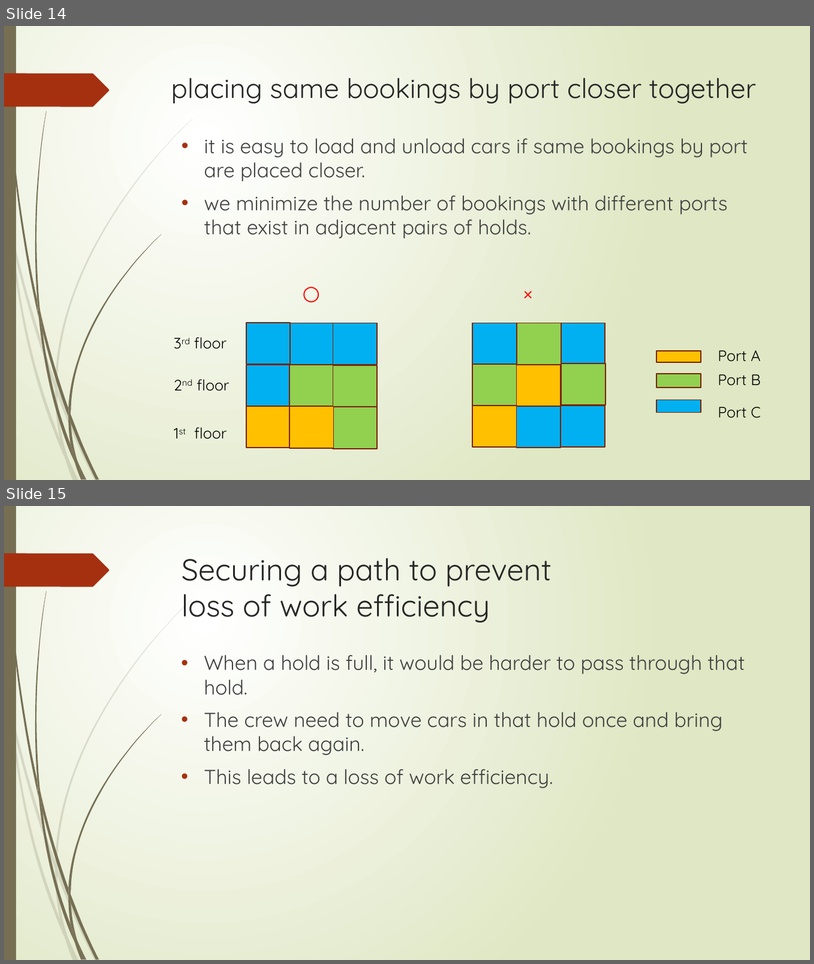
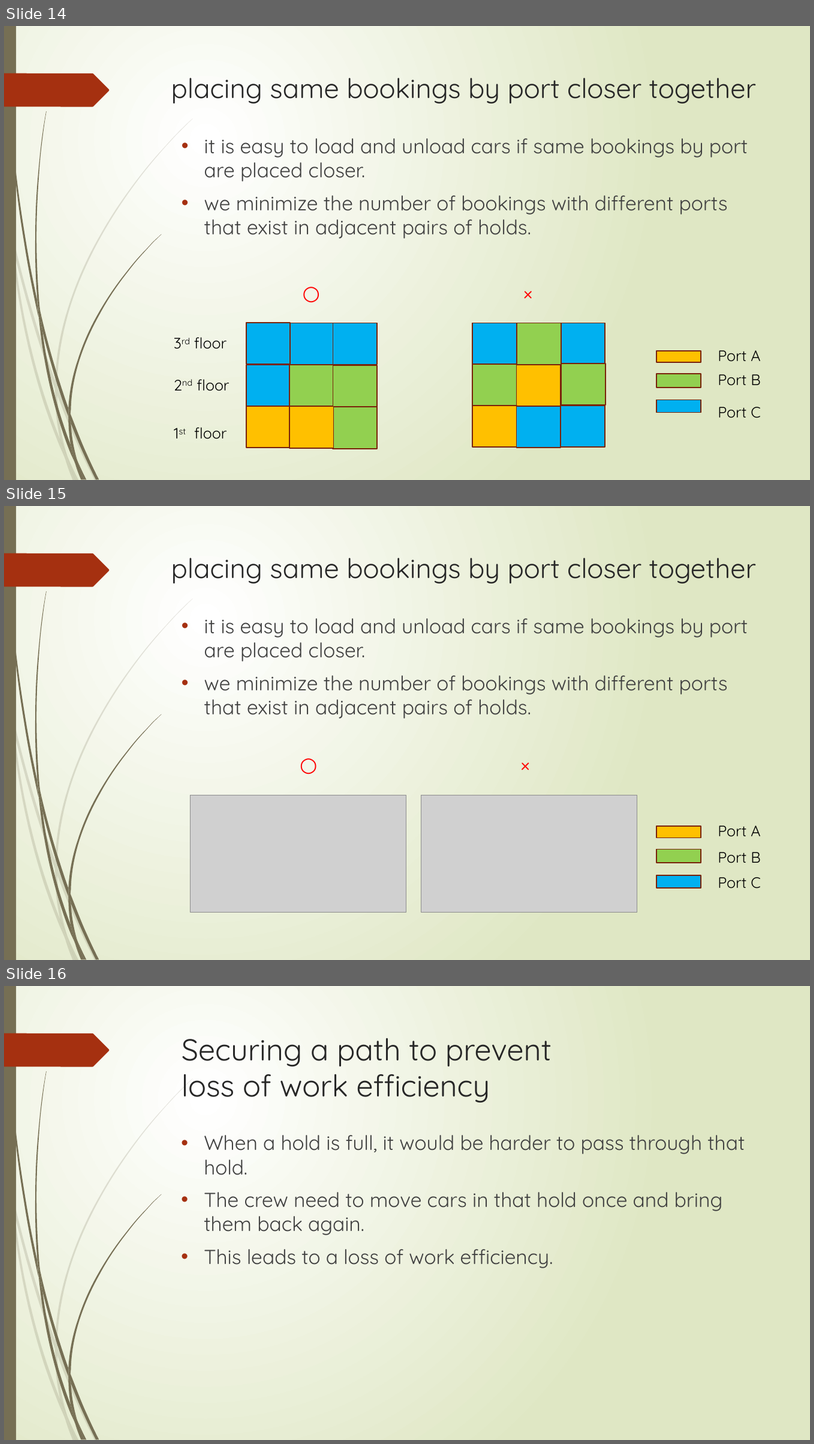
Before and after one commit to r-kurosu/kline_new, a slide deck: 竹田.pptx. Shown one above the other, each under a label of ours: slides 14 and 15 before the commit, slides 14, 15 and 16 after it. The pictures are 814x964 and 814x1444 pixels, drawn with LibreOffice and Linux fonts; fonts in the diff are those of the drawing; grey boxes stand for pictures. Boxes give left, top, right and bottom in pixels: in the first picture for what was removed or moved away, otherwise in the second. Text is boxed around its words. In the diff, an @@ line names an element or a change of style, - is before the commit and + after.

```diff
--- a/竹田.pptx
+++ b/竹田.pptx
@@ slide 15 added at bbox=[4, 506, 810, 960], background gradient #FFFFFF to #DFE8C4; not listed: 24 template elements that a slide beside it also shows @@
@@ title added at bbox=[171, 558, 756, 583], 32.4 pt, text #262626 @@
+placing same bookings by port closer together
@@ text added at bbox=[204, 618, 749, 718], 24 pt, text #404040 @@
+• it is easy to load and unload cars if same bookings by port are placed closer.
+• we minimize the number of bookings with different ports that exist in adjacent pairs of holds.
+○ ×
@@ picture added at bbox=[191, 795, 406, 913] @@
@@ picture added at bbox=[422, 795, 638, 913] @@
@@ rectangle added at bbox=[657, 826, 702, 838], fill #FFC000, outline #7A240C 1.25 pt @@
@@ text added at bbox=[718, 825, 761, 837], 18 pt, text #000000 @@
+Port A
@@ rectangle added at bbox=[657, 849, 702, 862], fill #92D050, outline #7A240C 1.25 pt @@
@@ text added at bbox=[718, 852, 761, 863], 18 pt, text #000000 @@
+Port B
@@ rectangle added at bbox=[657, 875, 702, 888], fill #00B0F0, outline #7A240C 1.25 pt @@
@@ text added at bbox=[718, 877, 761, 888], 18 pt, text #000000 @@
+Port C
@@ what was slide 15 is now slide 16 @@
```
Also in this commit, not shown: 3 other files.
